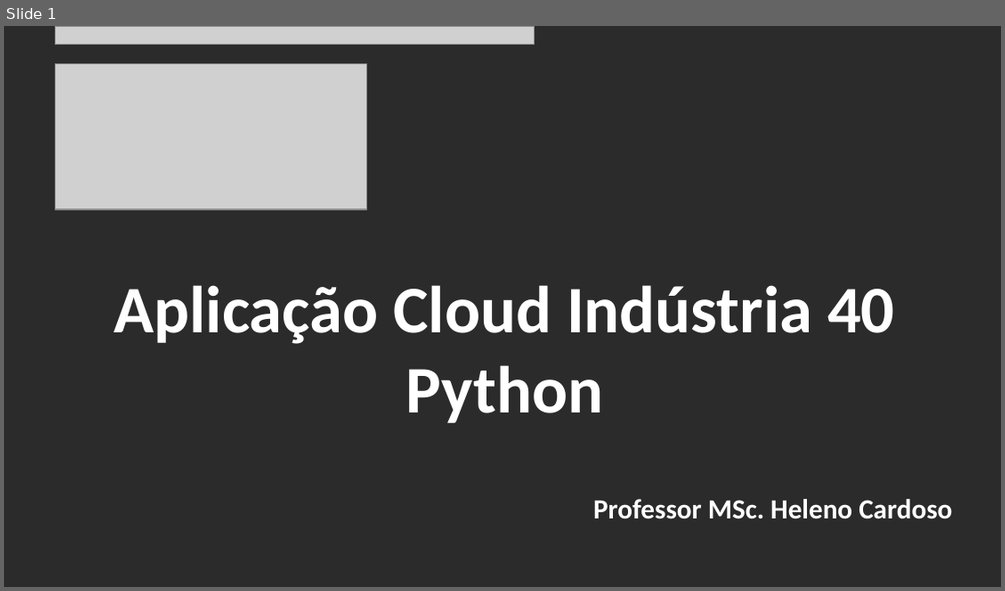
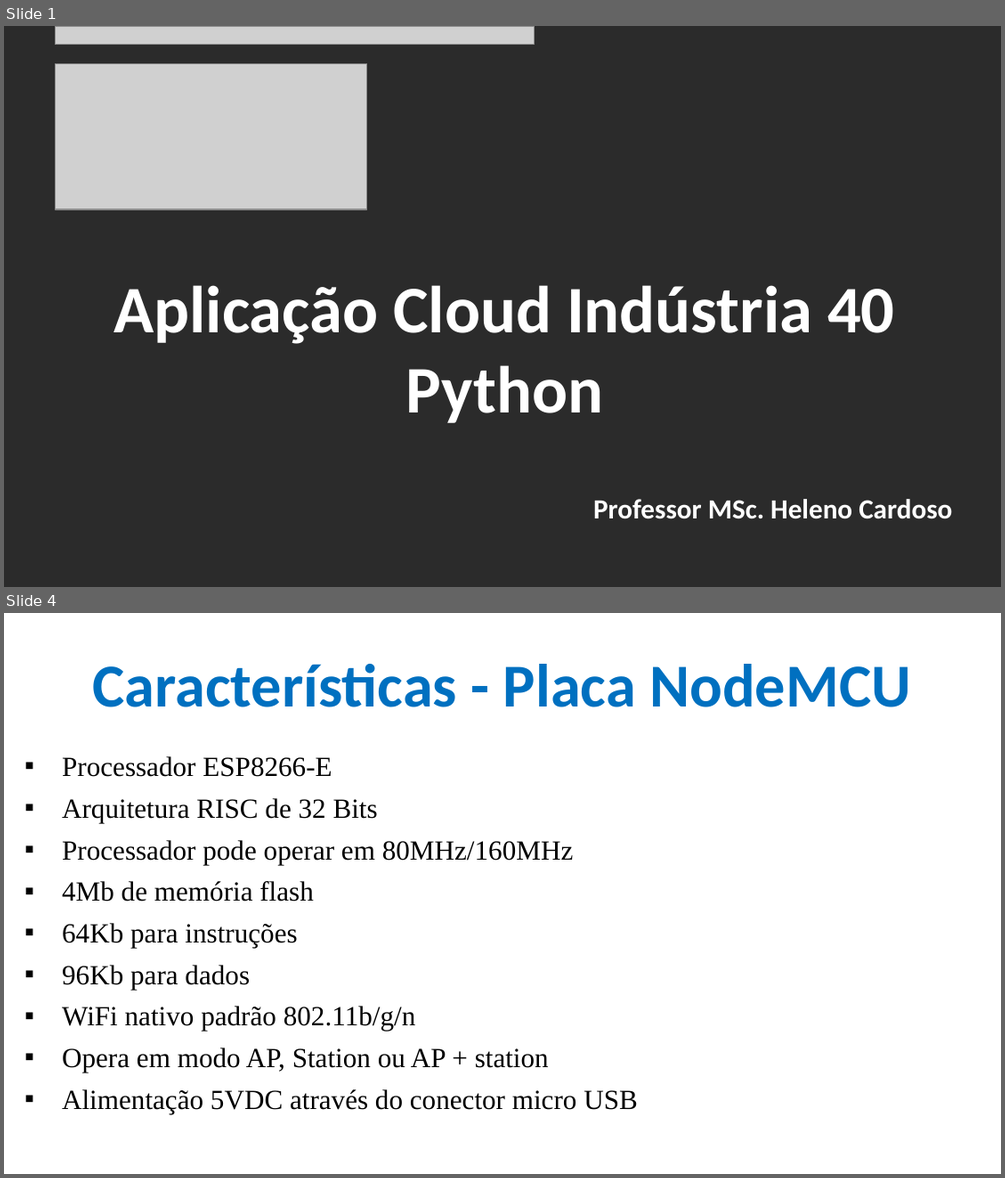
Before and after one commit to CloudEducationBrazil/WydenArea1AplicacaoCloudIndustria40Python, a slide deck: 01 Classes/Aula 05 - Aplicação Cloud Indústria 40 Python IoT Plataforma Nodemcu.pptx. Shown one above the other, each under a label of ours: slide 1 before the commit, slides 1 and 4 after it; the slides between them are not shown. The pictures are 1005x591 and 1005x1178 pixels, drawn with LibreOffice and Linux fonts; fonts in the diff are those of the drawing; grey boxes stand for pictures; background and template pictures are left out; a plain dark background stands for a picture behind light text. Boxes give left, top, right and bottom in pixels: in the first picture for what was removed or moved away, otherwise in the second. Text is boxed around its words. In the diff, an @@ line names an element or a change of style, - is before the commit and + after.

```diff
--- a/01 Classes/Aula 05 - Aplicação Cloud Indústria 40 Python IoT Plataforma Nodemcu.pptx
+++ b/01 Classes/Aula 05 - Aplicação Cloud Indústria 40 Python IoT Plataforma Nodemcu.pptx
@@ slide 4 added at bbox=[4, 613, 1001, 1174], background picture (left out) @@
@@ title added at bbox=[93, 664, 911, 707], 44 pt, text #0070C0, bold @@
+Características - Placa NodeMCU
@@ text added at bbox=[62, 756, 638, 1114], 20 pt, text #000000 @@
+▪ Processador ESP8266-E
+▪ Arquitetura RISC de 32 Bits
+▪ Processador pode operar em 80MHz/160MHz
+▪ 4Mb de memória flash
+▪ 64Kb para instruções
+▪ 96Kb para dados
+▪ WiFi nativo padrão 802.11b/g/n
+▪ Opera em modo AP, Station ou AP + station
+▪ Alimentação 5VDC através do conector micro USB
```
Also in this commit, not shown: 6 slides changed, 15 other slides added.
